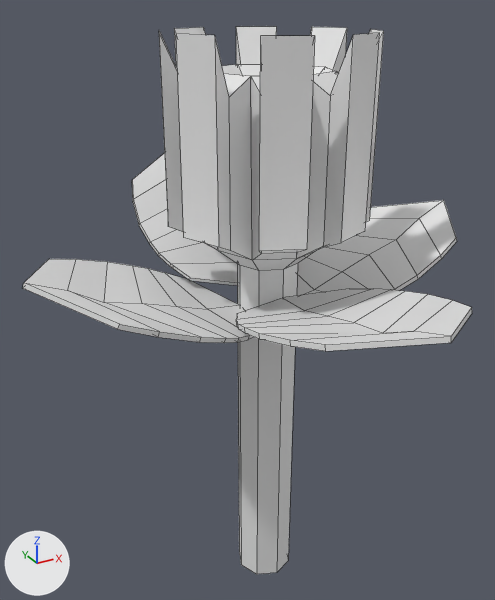
A saved change to the FBX model Capstone-Game/Assets/Resources/Models/Banksia_coccinea.fbx.
One viewpoint serves both versions: a 50 mm lens placed at (-4.04, -6.85, 7.73), pointed at (-0.17, 0.18, 4.21). Arrows for +X, +Y and +Z are at lower left; the lights stay in place. Mesh edges are drawn as thin lines. Vertices at the same position are counted once.
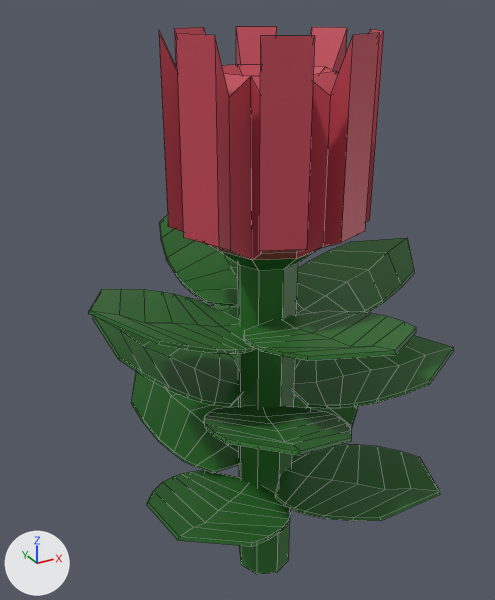
What differs and where, as boxes [x1, y1, x2, y2] in the pictures (495 x 600 px; the box of a moved part takes in the faces that stretch with it):
'Cylinder.025', reshaped, moved, turned, rescaled
    before: [23, 26, 472, 574]
    after: [88, 26, 454, 574]
part 1 of me_cylinder_027, moved or reshaped
    both: [159, 26, 384, 574]
part 2 of me_cylinder_027, added (green)
    after: [159, 214, 237, 306]
part 3 of me_cylinder_027, added (green)
    after: [88, 289, 255, 353]
part 4 of me_cylinder_027, added (green)
    after: [244, 311, 416, 361]
part 5 of me_cylinder_027, added (green)
    after: [296, 238, 415, 315]
part 6 of me_cylinder_027, added (green)
    after: [93, 316, 243, 407]
part 7 of me_cylinder_027, added (green)
    after: [204, 405, 352, 455]
part 8 of me_cylinder_027, added (green)
    after: [292, 335, 454, 408]
part 9 of me_cylinder_027, added
    after: [212, 304, 300, 370]
part 10 of me_cylinder_027, recoloured
    before: [23, 153, 472, 351]
    after: [131, 372, 440, 547]

What changed in the scene script:
```text
Add mat_banksia_coccinea:
    mat_banksia_coccinea = principled_material('Banksia Coccinea')
    mat_banksia_coccinea.texture = img_banksia_coccinea_base_color_png
Change me_cylinder_027:
    remove me_cylinder_027.from_pydata(...)  # 280 vertices, 267 faces; spans x -2.98..2.96, y -3.13..2.82, z -5.98..1.4
    remove me_cylinder_027.materials.append(mat_flower)  # white #e7e7e7
    add me_cylinder_027.from_pydata(...)  # 616 vertices, 587 faces; spans x -2.98..2.96, y -3.13..2.82, z -3.78..5.61
    me_cylinder_027 part 1: the loose piece of 112 vertices spanning x -1.19..1.19, y -1.19..1.19, z -5.98..1.4 is multiplied about its middle by the matrix ((1.106, 0.63, 0.0), (-0.63, 1.106, 0.0), (0.0, 0.0, 1.273)), then moved by (0.0, 0.0, 3.2), in mat_banksia_coccinea (picture img_banksia_coccinea_base_color_png)
    me_cylinder_027 part 2: the loose piece of 42 vertices spanning x -1.08..1.05, y 0.3..2.82, z -1.71..-0.31 is copied, and the copy is turned -29.7 degrees about the z axis through its middle, then moved by (0.77, -0.2, 3.01), in mat_banksia_coccinea (picture img_banksia_coccinea_base_color_png); it spans x -0.41..1.87, y 0.12..2.46, z 1.3..2.7
    me_cylinder_027 part 3: the loose piece of 42 vertices spanning x -2.98..-0.33, y -1.18..0.96, z -1.86..-0.83 is copied, and the copy is turned -29.7 degrees about the z axis through its middle, then moved by (0.16, 0.83, 3.01), in mat_banksia_coccinea (picture img_banksia_coccinea_base_color_png); it spans x -2.76..-0.23, y -0.44..1.77, z 1.15..2.18
    me_cylinder_027 part 4: the loose piece of 42 vertices spanning x -1.07..1.06, y -3.13..-0.36, z -1.66..-0.91 is copied, and the copy is turned -29.7 degrees about the z axis through its middle, then moved by (-0.86, 0.23, 3.01), in mat_banksia_coccinea (picture img_banksia_coccinea_base_color_png); it spans x -2.0..0.35, y -2.71..-0.19, z 1.35..2.1
    me_cylinder_027 part 5: the loose piece of 42 vertices spanning x 0.29..2.96, y -0.98..1.15, z -1.96..-0.89 is copied, and the copy is turned -29.7 degrees about the z axis through its middle, then moved by (-0.17, -0.82, 3.01), in mat_banksia_coccinea (picture img_banksia_coccinea_base_color_png); it spans x 0.16..2.62, y -1.85..0.46, z 1.06..2.12
    me_cylinder_027 part 6: the loose piece of 42 vertices spanning x -1.08..1.05, y 0.3..2.82, z -1.71..-0.31 is copied, and the copy is turned 31.8 degrees about the z axis through its middle, then moved by (-0.82, -0.24, 1.62), in mat_banksia_coccinea (picture img_banksia_coccinea_base_color_png); it spans x -1.95..0.35, y 0.07..2.39, z -0.09..1.31
    me_cylinder_027 part 7: the loose piece of 42 vertices spanning x -2.98..-0.33, y -1.18..0.96, z -1.86..-0.83 is copied, and the copy is turned 31.8 degrees about the z axis through its middle, then moved by (0.31, -0.86, 1.62), in mat_banksia_coccinea (picture img_banksia_coccinea_base_color_png); it spans x -2.46..-0.05, y -2.15..0.3, z -0.24..0.79
    me_cylinder_027 part 8: the loose piece of 42 vertices spanning x -1.07..1.06, y -3.13..-0.36, z -1.66..-0.91 is copied, and the copy is turned 31.8 degrees about the z axis through its middle, then moved by (0.92, 0.26, 1.62), in mat_banksia_coccinea (picture img_banksia_coccinea_base_color_png); it spans x -0.31..2.06, y -2.66..-0.15, z -0.04..0.71
    me_cylinder_027 part 9: the loose piece of 42 vertices spanning x 0.29..2.96, y -0.98..1.15, z -1.96..-0.89 is copied, and the copy is turned 31.8 degrees about the z axis through its middle, then moved by (-0.29, 0.84, 1.62), in mat_banksia_coccinea (picture img_banksia_coccinea_base_color_png); it spans x 0.04..2.47, y -0.29..2.07, z -0.33..0.73
    me_cylinder_027 part 10: 160 faces spanning x -2.98..2.96, y -3.13..2.82, z -1.96..-0.31 switch from mat_stem (white #e7e7e7) to mat_banksia_coccinea (picture img_banksia_coccinea_base_color_png)
Change ob_cylinder_025:
    ob_cylinder_025.location: (0.0, 0.0, 6.01) -> (0.0, 0.0, 3.01)
    ob_cylinder_025.rotation_euler: (0.0, 0.0, 0.0) -> (0.0, 0.0, 0.518)  # degrees (0, 0, 0) -> degrees (0, 0, 30)
    ob_cylinder_025.scale: (1.0, 1.0, 1.0) -> (0.786, 0.786, 0.786)
```
